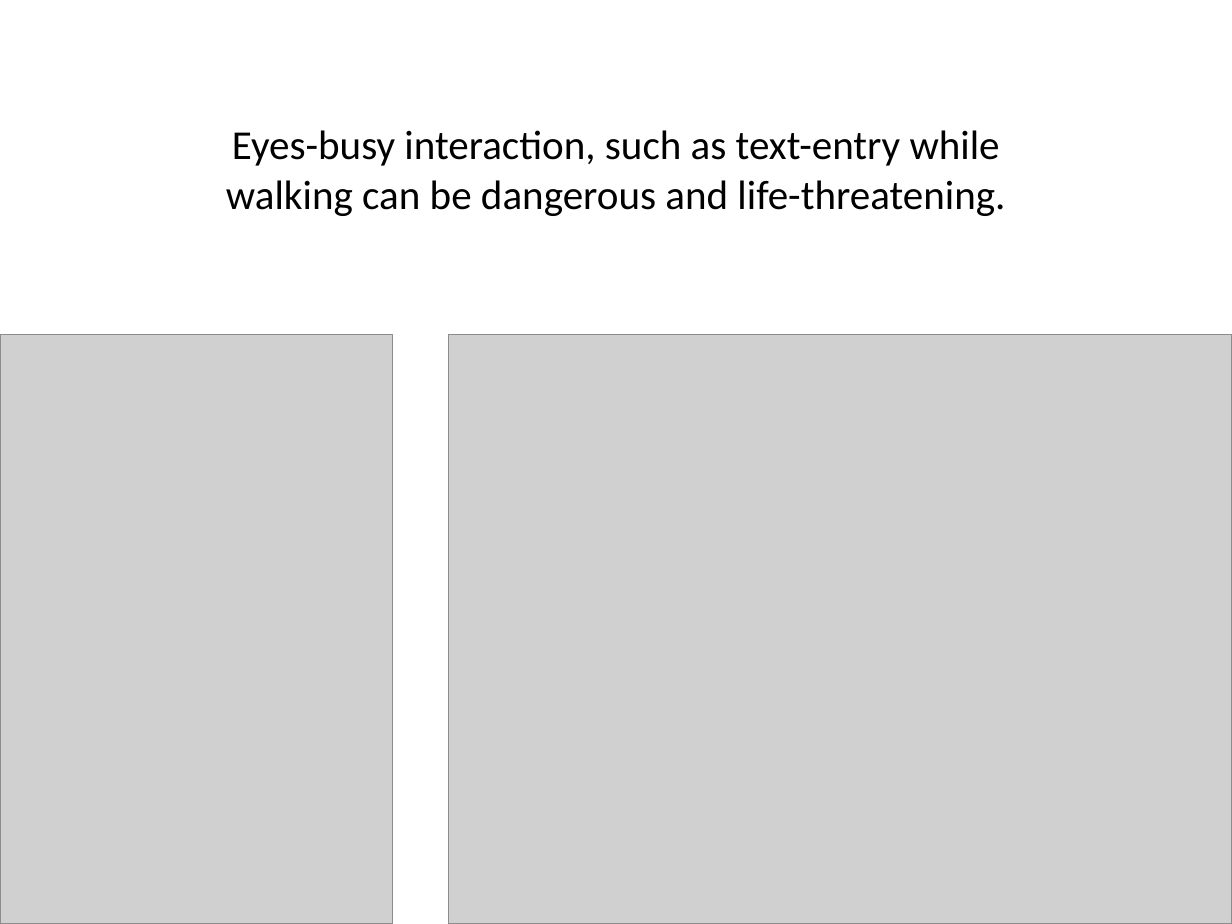
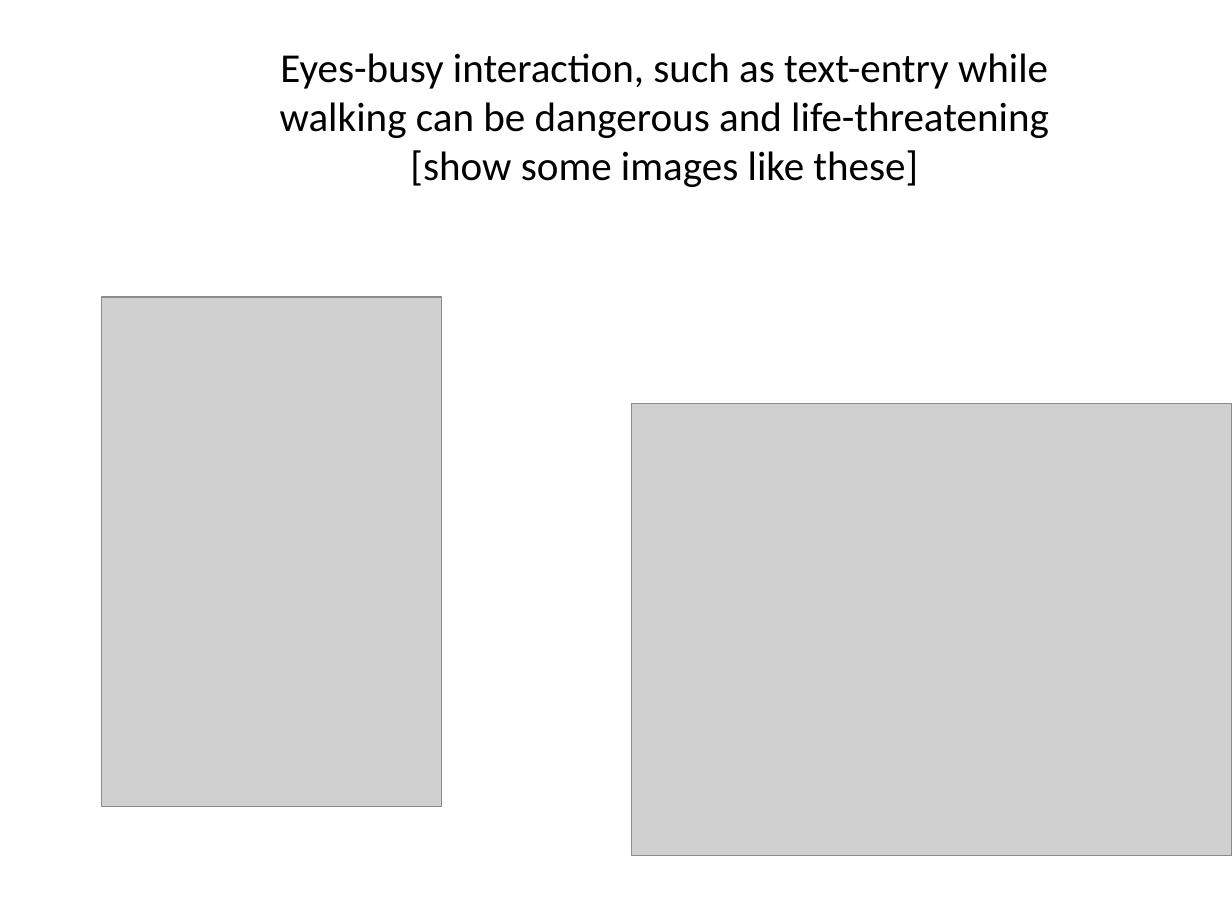
Before and after one commit to hcilab-um/CrashAlert, a slide deck: slide 2 of Docs/UIST 2012 - rejected/storyboard+images.pptx. Drawn at 1232x924 pixels with LibreOffice and Linux fonts; fonts in the diff are those of the drawing; grey boxes stand for pictures. Boxes give left, top, right and bottom in pixels: in the first picture for what was removed or moved away, otherwise in the second. Text is boxed around its words. In the diff, an @@ line names an element or a change of style, - is before the commit and + after.

```diff
--- a/Docs/UIST 2012 - rejected/storyboard+images.pptx
+++ b/Docs/UIST 2012 - rejected/storyboard+images.pptx
@@ text at [280,53,1049,187]: text changed @@
-Eyes-busy interaction, such as text-entry while walking can be dangerous and life-threatening.
+Eyes-busy interaction, such as text-entry while walking can be dangerous and life-threatening
+[show some images like these]
@@ picture: place and size @@
-picture at [0,335,393,924]
+picture at [102,297,442,806]
@@ picture: place and size @@
-picture at [448,335,1232,924]
+picture at [631,404,1232,856]
```
Also in this commit, not shown: 10 other slides changed, 7 slides added, 2 slides removed, 15 other files.
